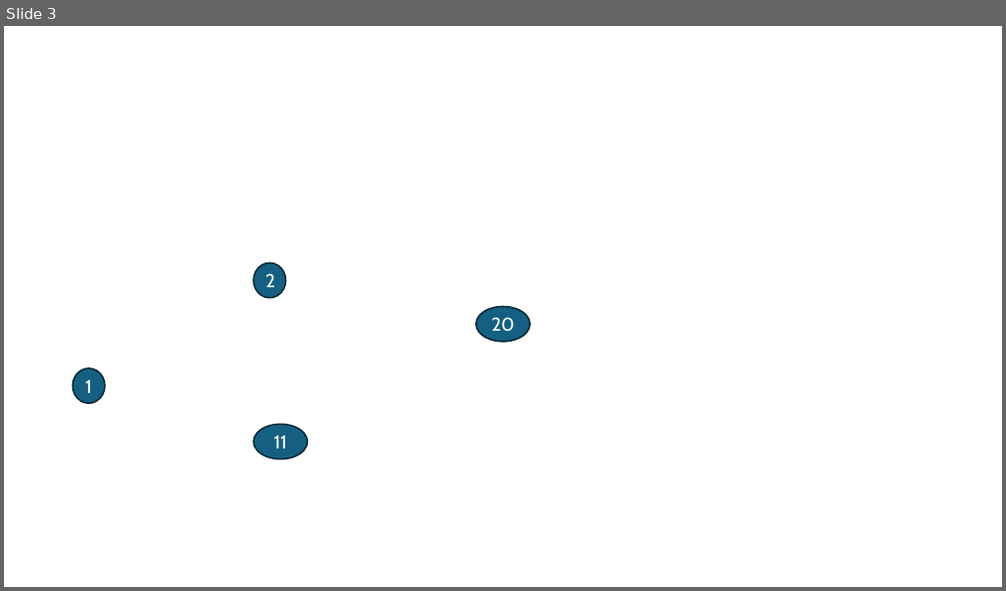
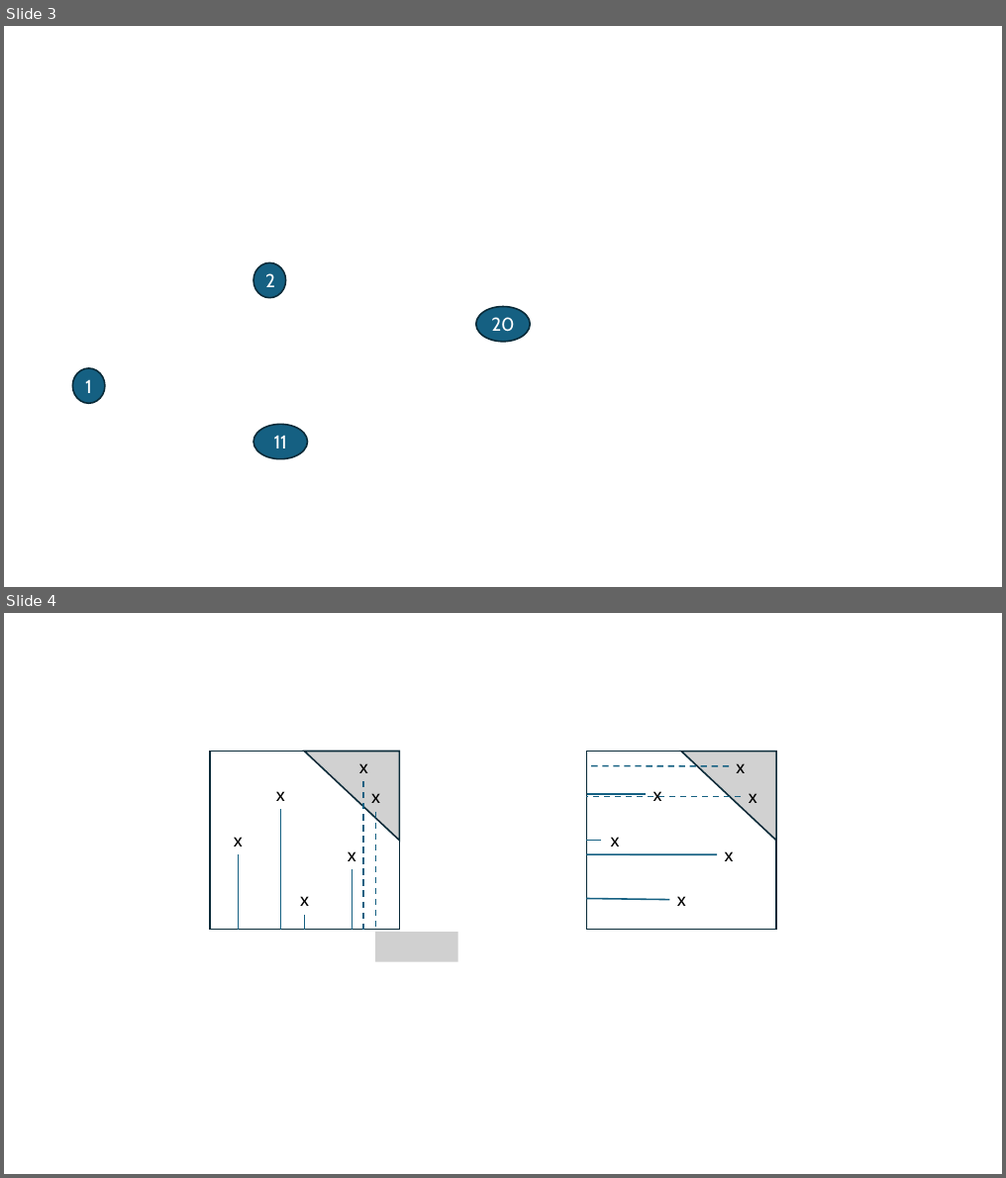
Before and after one commit to diHnguyen/SSPI, a slide deck: Presentation2.pptx. Shown one above the other, each under a label of ours: slide 3 before the commit, slides 3 and 4 after it. The pictures are 1006x591 and 1006x1178 pixels, drawn with LibreOffice and Linux fonts; fonts in the diff are those of the drawing; grey boxes stand for pictures. Boxes give left, top, right and bottom in pixels: in the first picture for what was removed or moved away, otherwise in the second. Text is boxed around its words. In the diff, an @@ line names an element or a change of style, - is before the commit and + after.

```diff
--- a/Presentation2.pptx
+++ b/Presentation2.pptx
@@ slide 4 added at <box>4,613,1002,1174</box>, background #FFFFFF @@
@@ rectangle added at <box>210,752,399,930</box>, fill #FFFFFF, outline #092A39 1.5 pt @@
@@ right triangle added at <box>304,752,399,841</box>, fill #D1D1D1, outline #092A39 1.5 pt @@
@@ rectangle added at <box>586,752,776,930</box>, fill #FFFFFF, outline #092A39 1.5 pt @@
@@ right triangle added at <box>681,752,776,841</box>, fill #D1D1D1, outline #092A39 1.5 pt @@
@@ text added at <box>359,763,368,773</box>, 18 pt, text #000000 @@
+x
@@ line added from (363, 781) to (363, 930), #156082 1.5 pt dashed @@
@@ line added from (729, 766) to (589, 766), #156082 1.5 pt dashed @@
@@ text added at <box>736,763,745,773</box>, 18 pt, text #000000 @@
+x
@@ text added at <box>276,791,285,801</box>, 18 pt, text #000000 @@
+x
@@ line added from (281, 809) to (281, 930), #156082 1.5 pt @@
@@ text added at <box>371,793,380,803</box>, 18 pt, text #000000 @@
+x
@@ line added from (376, 811) to (376, 930), #156082 1.5 pt dashed @@
@@ line added from (742, 796) to (586, 796), #156082 1.5 pt dashed @@
@@ line added from (586, 794) to (646, 794), #156082 1.5 pt @@
@@ text added at <box>653,791,662,801</box>, 18 pt, text #000000 @@
+x
@@ text added at <box>748,793,757,803</box>, 18 pt, text #000000 @@
+x
@@ text added at <box>234,837,243,847</box>, 18 pt, text #000000 @@
+x
@@ line added from (601, 841) to (586, 841), #156082 1.5 pt @@
@@ text added at <box>611,837,620,847</box>, 18 pt, text #000000 @@
+x
@@ line added from (239, 855) to (239, 930), #156082 1.5 pt @@
@@ text added at <box>348,852,356,861</box>, 18 pt, text #000000 @@
+x
@@ line added from (352, 869) to (352, 930), #156082 1.5 pt @@
@@ line added from (718, 855) to (586, 855), #156082 1.5 pt @@
@@ text added at <box>725,852,734,861</box>, 18 pt, text #000000 @@
+x
@@ text added at <box>300,896,309,906</box>, 18 pt, text #000000 @@
+x
@@ line added from (669, 900) to (586, 899), #156082 1.5 pt @@
@@ text added at <box>677,896,686,906</box>, 18 pt, text #000000 @@
+x
@@ line added from (305, 915) to (305, 930), #156082 1.5 pt @@
@@ picture added at <box>375,932,457,961</box> @@
```
Also in this commit, not shown: 8 other files.
